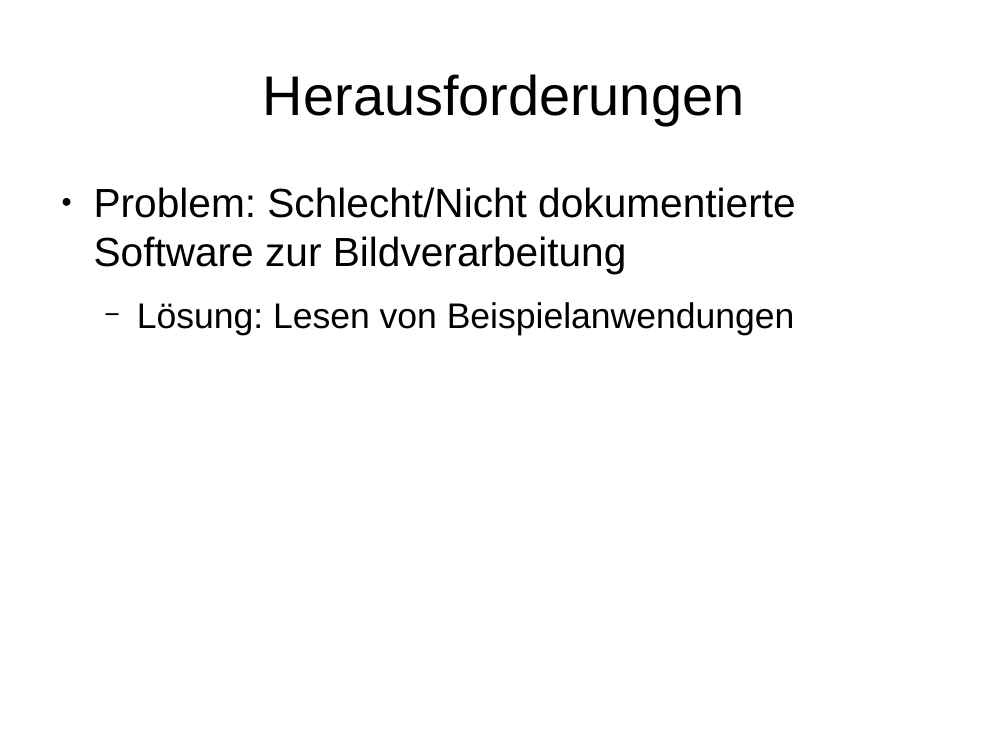
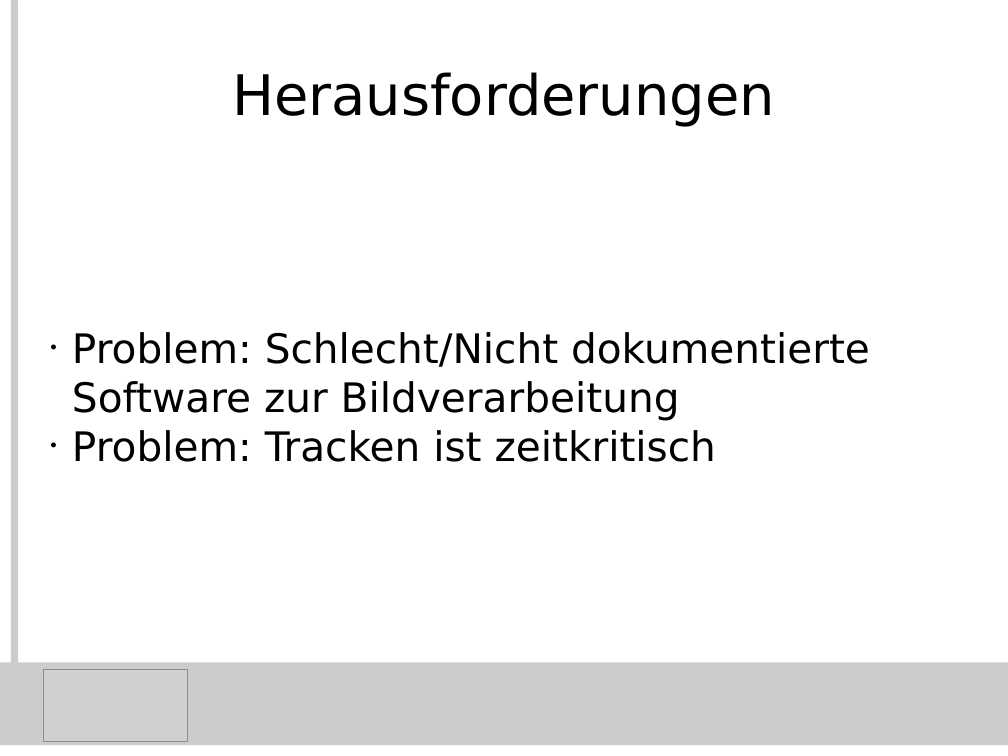
Before and after one commit to KITrokopter/Presentation, a slide deck: slide 3 of camera_module/Folien Kameramodul.odp. Drawn at 1008x756 pixels with LibreOffice and Linux fonts; fonts in the diff are those of the drawing; grey boxes stand for pictures. Boxes give left, top, right and bottom in pixels: in the first picture for what was removed or moved away, otherwise in the second. Text is boxed around its words. In the diff, an @@ line names an element or a change of style, - is before the commit and + after.

```diff
--- a/camera_module/Folien Kameramodul.odp
+++ b/camera_module/Folien Kameramodul.odp
@@ line added from (15, 0) to (15, 735), #CCCCCC 5.67 pt @@
@@ title "Herausforderungen" at (x1=232, y1=72, x2=775, y2=127): font Arial to DejaVu Sans @@
@@ subtitle "Problem: Schlecht/Nicht dokumentierte Software zur ..." at (x1=72, y1=332, x2=870, y2=462): vertical alignment top to middle @@
@@ subtitle at (x1=72, y1=332, x2=870, y2=421): font Arial to DejaVu Sans in "Problem: Schlecht/Nicht dokumentierte Software zur Bildverar ..."; bullet ● to •; less space between paragraphs @@
@@ subtitle at (x1=72, y1=430, x2=716, y2=462): text changed; size 28 to 32 pt; font Arial to DejaVu Sans @@
-  − Lösung: Lesen von Beispielanwendungen
+• Problem: Tracken ist zeitkritisch
@@ rectangle added at (x1=0, y1=662, x2=1008, y2=745), fill #CCCCCC @@
@@ picture added at (x1=43, y1=670, x2=187, y2=742) @@
```
Also in this commit, not shown: 3 other slides changed, 1 other file.
